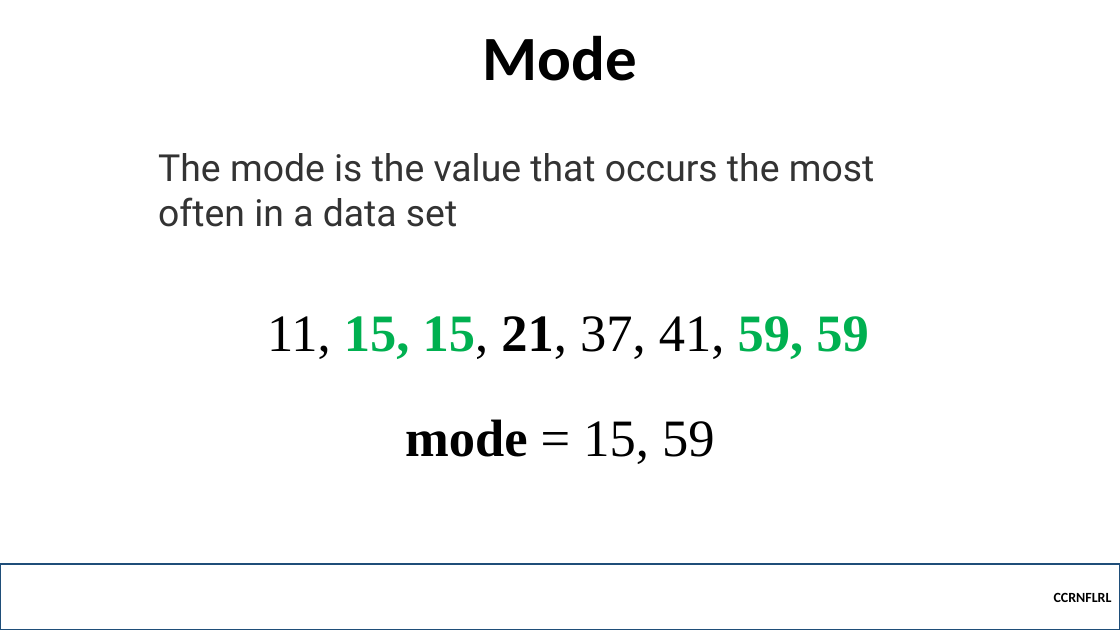
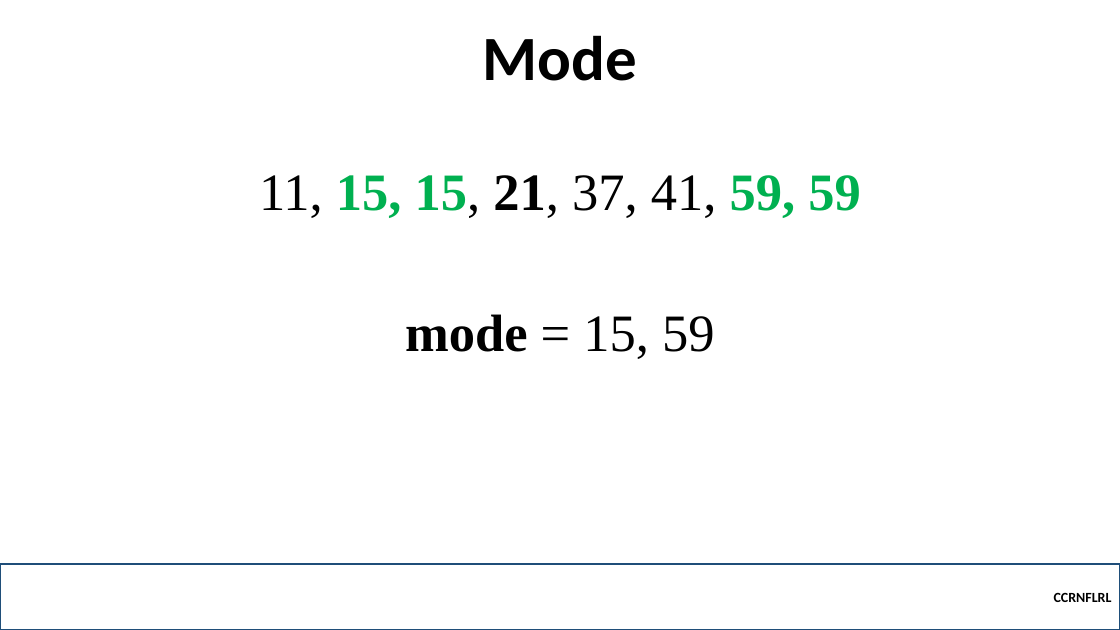
Before and after one commit to robitussin/CCRNFLRL, a slide deck: slide 28 of week_1/Statistics Review.pptx (slide 10 before the commit). Drawn at 1120x630 pixels with LibreOffice and Linux fonts; fonts in the diff are those of the drawing. Boxes give left, top, right and bottom in pixels: in the first picture for what was removed or moved away, otherwise in the second. Text is boxed around its words. In the diff, an @@ line names an element or a change of style, - is before the commit and + after.

```diff
--- a/week_1/Statistics Review.pptx
+++ b/week_1/Statistics Review.pptx
@@ text removed at [158,153,875,227] @@
-The mode is the value that occurs the most often in a data set
@@ text "11, 15, 15, 21, 37, ...": place and size @@
-text "11, 15, 15, 21, 37, ..." at [267,316,869,359]
+text "11, 15, 15, 21, 37, ..." at [259,175,861,218]
@@ text "mode = 15, 59": place and size @@
-text "mode = 15, 59" at [405,419,715,464]
+text "mode = 15, 59" at [405,314,715,359]
```
Also in this commit, not shown: 7 other slides changed, 25 slides added, 2 other files.
